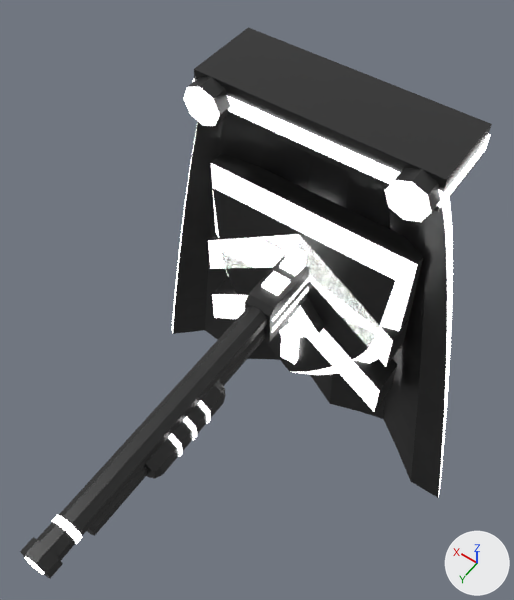
Before and after pictures for a commit that changed the Blender file assets-src/blend/powerups.blend.
Before and after are seen from a camera (50 mm lens) standing at (-0.354, 0.626, 0.913) and looking at (0.035, 0.082, 0.058). Arrows for +X, +Y and +Z are at lower right; the lights stay in place. The first picture is the older version.

The first picture shows 'cloak', 'rapid', 'shield', 'shotgun'.
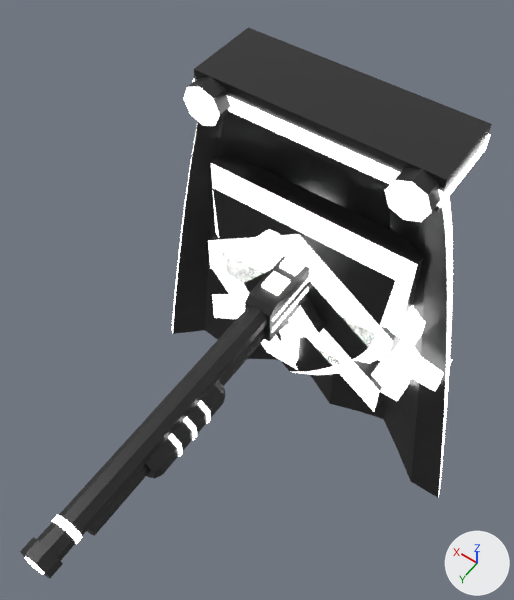
Boxes (x1, y1, x2, y2) around the edits, measured in the pictures (514 x 600 px):
'speed', added: after (210, 229, 452, 401)

Diff of the bpy script that builds the scene:
```diff
--- a/assets-src/blend/powerups.blend.py
+++ b/assets-src/blend/powerups.blend.py
@@ me_speed @@
+me_speed.from_pydata(...)  # 120 vertices, 30 faces; spans x -0.25..0.17, y -0.03..0.03, z -0.16..0.16
+# faces by material slot: [8, 22]
+me_speed.materials.append(mat_body)  # black #272727
+me_speed.materials.append(mat_accent)  # white #ffffff, glowing white #ffffff
@@ ob_speed @@
+ob_speed = bpy.data.objects.new('speed', me_speed)
+ob_speed.location = (0.0, 0.0, 0.0)
```
